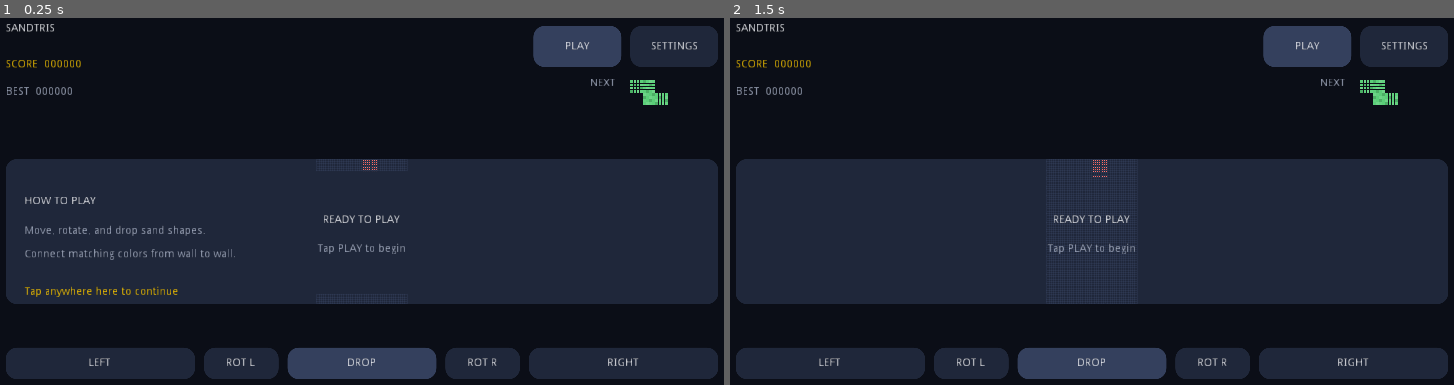
Above: before the commit, frames 1-2 (left to right).
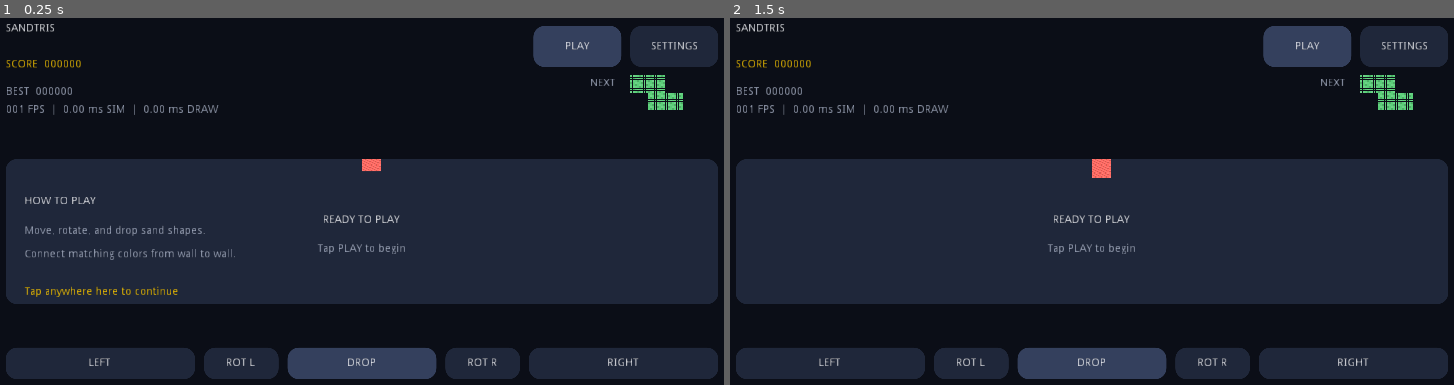
Above: after the commit, the same moments.

Repository: lyonbach/sandtris
Game: Godot game, scene res://scenes/Main.tscn
The game is run twice, just before and just after one commit, with the same random seed, the same clock (stepped at 60 frames per second) and the same inputs.
Inputs (mouse positions are in pixels of both pictures, inside the frame that each line leads up to):
- Up to frame 1 (0.25 s): no input
- Up to frame 2 (1.5 s): tap Enter at 0.5 s; move the mouse to (1265, 208) at 0.52 s; click (1265, 208) at 0.67 s; tap Space at 1.25 s; move the mouse to (932, 256) at 1.27 s; click (932, 256) at 1.42 s

The runs differ from the first frame. In frame 1, 0.6% of the frame differs, in the area x 0-95%, y 15-42%; in frame 2, 0.7%, in the area x 0-95%, y 15-44%.

Commit message:
feat: optimize mobile sand rendering
Co-authored-by: Copilot <223556219+Copilot@users.noreply.github.com>

Diff:
--- a/scripts/game_board.gd
+++ b/scripts/game_board.gd
@@ -1,10 +1,12 @@
 class_name GameBoard
 extends Reference
 
-const WIDTH := 40
-const HEIGHT := 64
+const WIDTH := 80
+const HEIGHT := 128
 const EMPTY := -1
-const PARTICLE_SCALE := 4
+const PARTICLE_SCALE := 8
+const COMBO_WINDOW_SECONDS := 1.4
+const SPAWN_COLUMN := 40
 
 const BASE_SHAPES := [
 	[Vector2(0, 0), Vector2(1, 0), Vector2(1, 1), Vector2(2, 1)],
@@ -18,7 +20,7 @@
 var active_cells := []
 var active_origin := Vector2()
 var active_color := 0
-var aim_x = 20
+var aim_x = SPAWN_COLUMN
 var score := 0
 var clears := 0
 var game_over := false
@@ -26,6 +28,9 @@
 var next_color := 0
 var is_dropping := false
 var drop_steps := 0
+var clear_events := []
+var combo_multiplier := 1
+var combo_time_remaining := 0.0
 
 func _init() -> void:
 	reset()
@@ -38,35 +43,48 @@
 			row.append(EMPTY)
 		cells.append(row)
 	active_cells.clear()
-	aim_x = 20
+	aim_x = SPAWN_COLUMN
 	score = 0
 	clears = 0
 	game_over = false
 	is_dropping = false
 	drop_steps = 0
+	clear_events.clear()
+	combo_multiplier = 1
+	combo_time_remaining = 0.0
 	_choose_next_piece()
 	_spawn_piece()
 
-func advance_piece() -> int:
+func advance_piece() -> bool:
 	if game_over:
-		return 0
+		return false
 	if active_cells.empty():
 		_spawn_piece()
+		return false
+	var next_origin = active_origin + Vector2.DOWN
+	if _can_place(next_origin, active_cells):
+		active_origin = next_origin
+		if is_dropping:
+			drop_steps += 1
 	else:
-		var next_origin = active_origin + Vector2.DOWN
-		if _can_place(next_origin, active_cells):
-			active_origin = next_origin
-			if is_dropping:
-				drop_steps += 1
-		else:
-			_lock_piece()
+		_lock_piece()
+		return true
+	return false
+
+func advance_sand() -> bool:
+	if game_over:
+		return false
+	return _advance_sand()
+
+func check_clears() -> int:
 	return _clear_connected_colors()
 
-func advance_sand() -> int:
-	if game_over:
-		return 0
-	_advance_sand()
-	return _clear_connected_colors()
+func update_combo(delta: float) -> void:
+	if combo_time_remaining <= 0.0:
+		return
+	combo_time_remaining = max(0.0, combo_time_remaining - delta)
+	if combo_time_remaining == 0.0:
+		combo_multiplier = 1
 
 func move(direction: int) -> void:
 	if game_over or active_cells.empty():
@@ -126,8 +144,8 @@
 
 func piece_tick_interval() -> float:
 	if not is_dropping:
-		return 0.20
-	return max(0.035, 0.11 - drop_steps * 0.008)
+		return 0.08
+	return max(0.014, 0.045 - drop_steps * 0.003)
 
 func get_cell(column: int, row: int) -> int:
 	return cells[row][column]
@@ -140,6 +158,11 @@
 
 func get_next_cells() -> Array:
 	return _scaled_shape(BASE_SHAPES[next_shape_index])
+
+func consume_clear_events() -> Array:
+	var events = clear_events
+	clear_events = []
+	return events
 
 func _spawn_piece() -> void:
 	active_cells = _scaled_shape(BASE_SHAPES[next_shape_index])
@@ -177,21 +200,26 @@
 	active_cells.clear()
 	_spawn_piece()
 
-func _advance_sand() -> void:
+func _advance_sand() -> bool:
+	var moved := false
 	for row in range(HEIGHT - 2, -1, -1):
 		for column in range(WIDTH):
 			if cells[row][column] == EMPTY:
 				continue
-			var destination = Vector2(column, row + 1)
-			if cells[int(destination.y)][int(destination.x)] == EMPTY:
-				_move_cell(column, row, int(destination.x), int(destination.y))
-				continue
-			var direction = -1 if randi() % 2 == 0 else 1
-			for offset in [direction, -direction]:
-				var diagonal_column = column + offset
-				if diagonal_column >= 0 and diagonal_column < WIDTH and cells[row + 1][diagonal_column] == EMPTY:
-					_move_cell(column, row, diagonal_column, row + 1)
-					break
+			if cells[row + 1][column] == EMPTY:
+				_move_cell(column, row, column, row + 1)
+				moved = true
+				continue
+			var can_move_left = column > 0 and cells[row + 1][column - 1] == EMPTY
+			var can_move_right = column < WIDTH - 1 and cells[row + 1][column + 1] == EMPTY
+			if not can_move_left and not can_move_right:
+				continue
+			var diagonal_column := column - 1
+			if can_move_right and (not can_move_left or randi() % 2 == 0):
+				diagonal_column = column + 1
+			_move_cell(column, row, diagonal_column, row + 1)
+			moved = true
+	return moved
 
 func _move_cell(from_column: int, from_row: int, to_column: int, to_row: int) -> void:
 	cells[to_row][to_column] = cells[from_row][from_column]
@@ -199,6 +227,7 @@
 
 func _clear_connected_colors() -> int:
 	var cleared_particles = 0
+	var cleared_groups = 0
 	var visited = []
 	for _row in range(HEIGHT):
 		var row = []
@@ -219,10 +248,18 @@
 				touches_right = touches_right or int(position.x) == WIDTH - 1
 			if touches_left and touches_right:
 				for position in group:
+					clear_events.append({"position": position, "color": color})
 					cells[int(position.y)][int(position.x)] = EMPTY
-				score += group.size() * 25
-				clears += 1
 				cleared_particles += group.size()
+				cleared_groups += 1
+	if cleared_particles > 0:
+		if combo_time_remaining > 0.0:
+			combo_multiplier += 1
+		else:
+			combo_multiplier = 1
+		combo_time_remaining = COMBO_WINDOW_SECONDS
+		score += cleared_particles * 25 * combo_multiplier
+		clears += cleared_groups
 	return cleared_particles
 
 func _connected_group(start_column: int, start_row: int, color: int, visited: Array) -> Array:
--- a/scripts/main.gd
+++ b/scripts/main.gd
@@ -9,9 +9,10 @@
 const TEXT := Color("#f5f6fa")
 const MUTED_TEXT := Color("#aab3c8")
 const ACCENT := Color("#ffcb00")
-const GRID_LINE := Color(0.33, 0.40, 0.57, 0.14)
 const SAND_COLORS := [Color("#ff6961"), Color("#5bcf79"), Color("#5b91ff")]
-const SAND_TICK_INTERVAL := 0.05
+const SAND_TICK_INTERVAL := 0.025
+const CLEAR_CHECK_INTERVAL := 0.15
+const SAND_TEXTURE_REFRESH_INTERVAL := 0.05
 
 var game_state = GameState.new()
 var game = GameBoard.new()
@@ -25,45 +26,73 @@
 var paused := false
 var piece_tick_elapsed := 0.0
 var sand_tick_elapsed := 0.0
+var clear_check_elapsed := 0.0
+var sand_texture_refresh_elapsed := 0.0
 var score_recorded := false
 var shake_time := 0.0
 var shake_strength := 0.0
 var clear_flash := 0.0
+var clear_particles := []
+var profiling_enabled := false
+var profile_update_ms := 0.0
+var profile_draw_ms := 0.0
+var sand_image := Image.new()
+var sand_texture := ImageTexture.new()
+var sand_texture_dirty := true
 
 func _ready() -> void:
 	randomize()
+	profiling_enabled = OS.is_debug_build()
 	game_state.load_settings()
 	ui.mouse_filter = Control.MOUSE_FILTER_IGNORE
 	add_child(ui)
 	assert(get_viewport().connect("size_changed", self, "_on_viewport_size_changed") == OK)
+	_refresh_sand_texture()
 	update()
 
 func _on_viewport_size_changed() -> void:
 	update()
 
 func _process(delta: float) -> void:
-	var effect_active := shake_time > 0.0 or clear_flash > 0.0
+	var particles_active := _advance_clear_particles(delta)
+	var effect_active := shake_time > 0.0 or clear_flash > 0.0 or particles_active
 	shake_time = max(0.0, shake_time - delta)
 	clear_flash = max(0.0, clear_flash - delta * 4.0)
 	if effect_active:
 		update()
 	if not game_started or paused or game.game_over:
 		return
+	var update_started_at := OS.get_ticks_usec()
+	game.update_combo(delta)
 	piece_tick_elapsed += delta
 	sand_tick_elapsed += delta
+	clear_check_elapsed += delta
+	sand_texture_refresh_elapsed += delta
 	var cleared_particles := 0
+	var static_sand_changed := false
 	while sand_tick_elapsed >= SAND_TICK_INTERVAL:
 		sand_tick_elapsed -= SAND_TICK_INTERVAL
-		cleared_particles += game.advance_sand()
+		static_sand_changed = game.advance_sand() or static_sand_changed
 	if piece_tick_elapsed >= game.piece_tick_interval():
 		piece_tick_elapsed -= game.piece_tick_interval()
-		cleared_particles += game.advance_piece()
+		static_sand_changed = game.advance_piece() or static_sand_changed
+	if clear_check_elapsed >= CLEAR_CHECK_INTERVAL:
+		clear_check_elapsed -= CLEAR_CHECK_INTERVAL
+		cleared_particles = game.check_clears()
+		static_sand_changed = cleared_particles > 0 or static_sand_changed
 	if cleared_particles > 0:
-		_start_clear_effect(cleared_particles)
+		_start_clear_effect(game.consume_clear_events())
+	if static_sand_changed:
+		sand_texture_dirty = true
+	if sand_texture_dirty and sand_texture_refresh_elapsed >= SAND_TEXTURE_REFRESH_INTERVAL:
+		_refresh_sand_texture()
 	_record_score_if_needed()
+	if profiling_enabled:
+		profile_update_ms = float(OS.get_ticks_usec() - update_started_at) / 1000.0
 	update()
 
 func _draw() -> void:
+	var draw_started_at := OS.get_ticks_usec()
 	var screen := get_viewport_rect().size
 	ui.rect_size = screen
 	var margin := screen.x * 0.055
@@ -85,11 +114,22 @@
 		_draw_onboarding(screen, margin)
 	else:
 		_set_onboarding_visible(false)
+	if profiling_enabled:
+		profile_draw_ms = float(OS.get_ticks_usec() - draw_started_at) / 1000.0
 
 func _draw_header(margin: float, header_height: float, content_width: float) -> void:
 	_label("title", "SANDTRIS", Rect2(margin, header_height * 0.12, 260.0, 42.0), TEXT)
 	_label("score", "SCORE  %06d" % game.score, Rect2(margin, header_height * 0.48, 250.0, 26.0), ACCENT)
 	_label("best", "BEST  %06d" % game_state.high_score, Rect2(margin, header_height * 0.72, 250.0, 24.0), MUTED_TEXT)
+	_label("combo", "COMBO x%d" % game.combo_multiplier, Rect2(margin + 280.0, header_height * 0.50, 148.0, 24.0), ACCENT)
+	labels["combo"].visible = game.combo_multiplier > 1
+	if profiling_enabled:
+		_label(
+			"performance",
+			"%03d FPS  |  %.2f ms SIM  |  %.2f ms DRAW" % [Engine.get_frames_per_second(), profile_update_ms, profile_draw_ms],
+			Rect2(margin, header_height * 0.89, 350.0, 18.0),
+			MUTED_TEXT
+		)
 
 	settings_button_rect = Rect2(margin + content_width - 112.0, header_height * 0.24, 112.0, 52.0)
 	_draw_button(settings_button_rect, "SETTINGS", false, "settings")
@@ -126,20 +166,10 @@
 	var grid_size := Vector2(cell_size * columns, cell_size * rows)
 	var grid_origin := board_rect.position + (board_rect.size - grid_size) * 0.5
 
-	for column in range(columns + 1):
-		var x := grid_origin.x + column * cell_size
-		draw_line(Vector2(x, grid_origin.y), Vector2(x, grid_origin.y + grid_size.y), GRID_LINE, 0.5)
-	for row in range(rows + 1):
-		var y := grid_origin.y + row * cell_size
-		draw_line(Vector2(grid_origin.x, y), Vector2(grid_origin.x + grid_size.x, y), GRID_LINE, 0.5)
-
-	for row in range(GameBoard.HEIGHT):
-		for column in range(GameBoard.WIDTH):
-			var color_index = game.get_cell(column, row)
-			if color_index != GameBoard.EMPTY:
-				_draw_sand_cell(grid_origin, cell_size, column, row, color_index)
+	draw_texture_rect(sand_texture, Rect2(grid_origin, grid_size), false)
 	for position in game.get_active_world_cells():
 		_draw_sand_cell(grid_origin, cell_size, int(position.x), int(position.y), game.active_color)
+	_draw_clear_particles(grid_origin, cell_size)
 	if clear_flash > 0.0:
 		draw_rect(board_rect, Color(1.0, 0.8, 0.3, clear_flash * 0.16))
 
@@ -179,6 +209,24 @@
 		Vector2(cell_size - padding * 2.0, cell_size - padding * 2.0)
 	)
 	draw_rect(rect, _sand_color(color_index, column, row))
+
+func _refresh_sand_texture() -> void:
+	sand_image.create(GameBoard.WIDTH, GameBoard.HEIGHT, false, Image.FORMAT_RGBA8)
+	sand_image.lock()
+	for row in range(GameBoard.HEIGHT):
+		for column in range(GameBoard.WIDTH):
+			var color_index = game.get_cell(column, row)
+			var color := Color(0.0, 0.0, 0.0, 0.0)
+			if color_index != GameBoard.EMPTY:
+				color = _sand_color(color_index, column, row)
+			sand_image.set_pixel(column, row, color)
+	sand_image.unlock()
+	if sand_texture.get_width() == 0:
+		sand_texture.create_from_image(sand_image, 0)
+	else:
+		sand_texture.set_data(sand_image)
+	sand_texture_dirty = false
+	sand_texture_refresh_elapsed = 0.0
 
 func _sand_color(color_index: int, column: int, row: int) -> Color:
 	var color = SAND_COLORS[color_index]
@@ -262,6 +310,9 @@
 		score_recorded = false
 		piece_tick_elapsed = 0.0
 		sand_tick_elapsed = 0.0
+		clear_check_elapsed = 0.0
+		sand_texture_dirty = true
+		_refresh_sand_texture()
 		return
 	paused = not paused
 	piece_tick_elapsed = 0.0
@@ -289,12 +340,71 @@
 		score_recorded = true
 		game_state.record_score(game.score)
 
-func _start_clear_effect(cleared_particles: int) -> void:
+func _start_clear_effect(events: Array) -> void:
 	shake_time = 0.16
-	shake_strength = min(4.0, 1.5 + cleared_particles * 0.025)
+	shake_strength = min(4.0, 1.5 + events.size() * 0.025)
 	clear_flash = 1.0
+	var sample_stride := max(1, int(ceil(float(events.size()) / 96.0)))
+	var pattern := randi() % 6
+	for index in range(0, events.size(), sample_stride):
+		var event = events[index]
+		clear_particles.append(
+			{
+				"position": event["position"] + Vector2(0.5, 0.5),
+				"color": _sand_color(event["color"], int(event["position"].x), int(event["position"].y)),
+				"offset": Vector2.ZERO,
+				"velocity": Vector2(rand_range(-2.0, 2.0), rand_range(-3.4, -1.2)),
+				"delay": _clear_wave_delay(event["position"], pattern),
+				"life": 0.32 + randf() * 0.16
+			}
+		)
 	if game_state.haptics_enabled and OS.has_feature("mobile"):
 		Input.vibrate_handheld(35)
+
+func _advance_clear_particles(delta: float) -> bool:
+	for index in range(clear_particles.size() - 1, -1, -1):
+		var particle = clear_particles[index]
+		if particle["delay"] > 0.0:
+			particle["delay"] -= delta
+			continue
+		particle["life"] -= delta
+		if particle["life"] <= 0.0:
+			clear_particles.remove(index)
+			continue
+		var velocity = particle["velocity"]
+		velocity.y += 7.5 * delta
+		particle["velocity"] = velocity
+		var offset = particle["offset"]
+		particle["offset"] = offset + velocity * delta
+	return not clear_particles.empty()
+
+func _draw_clear_particles(origin: Vector2, cell_size: float) -> void:
+	for particle in clear_particles:
+		if particle["delay"] > 0.0:
+			continue
+		var color = particle["color"]
+		color.a = min(1.0, particle["life"] * 3.0)
+		var center = origin + (particle["position"] + particle["offset"]) * cell_size
+		draw_circle(center, max(1.0, cell_size * 0.22), color)
+
+func _clear_wave_delay(position: Vector2, pattern: int) -> float:
+	var horizontal := position.x / float(GameBoard.WIDTH - 1)
+	var vertical := position.y / float(GameBoard.HEIGHT - 1)
+	var distance := 0.0
+	match pattern:
+		0:
+			distance = min(horizontal, 1.0 - horizontal) * 2.0
+		1:
+			distance = abs(horizontal - 0.5) * 2.0
+		2:
+			distance = horizontal
+		3:
+			distance = 1.0 - horizontal
+		4:
+			distance = vertical
+		_:
+			distance = 1.0 - vertical
+	return distance * 0.32
 
 func _board_shake_offset() -> Vector2:
 	if shake_time <= 0.0:
Not shown, added: export_presets.cfg
Not shown, added: .github/workflows/pages.yml
Not shown, changed: .gitignore
